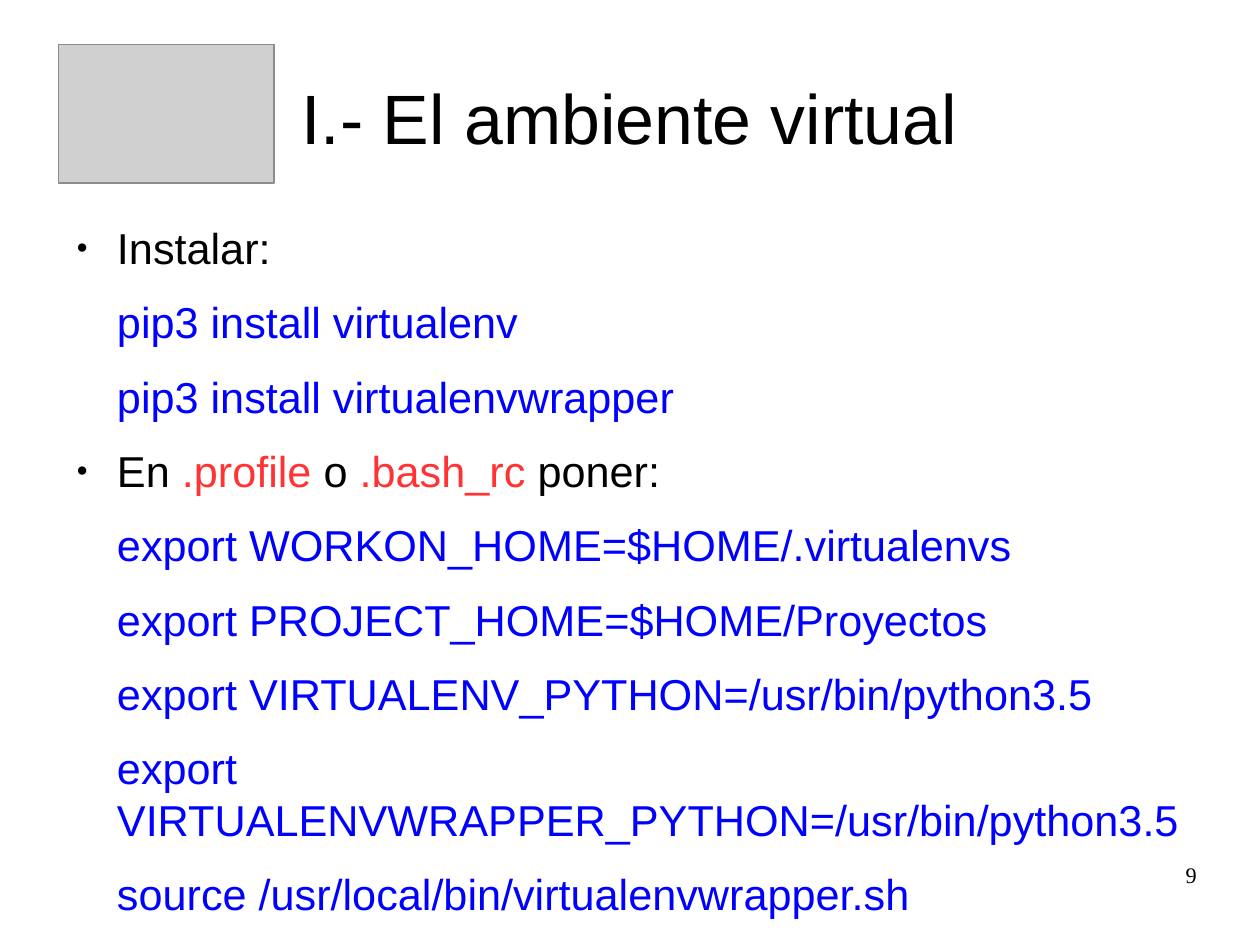
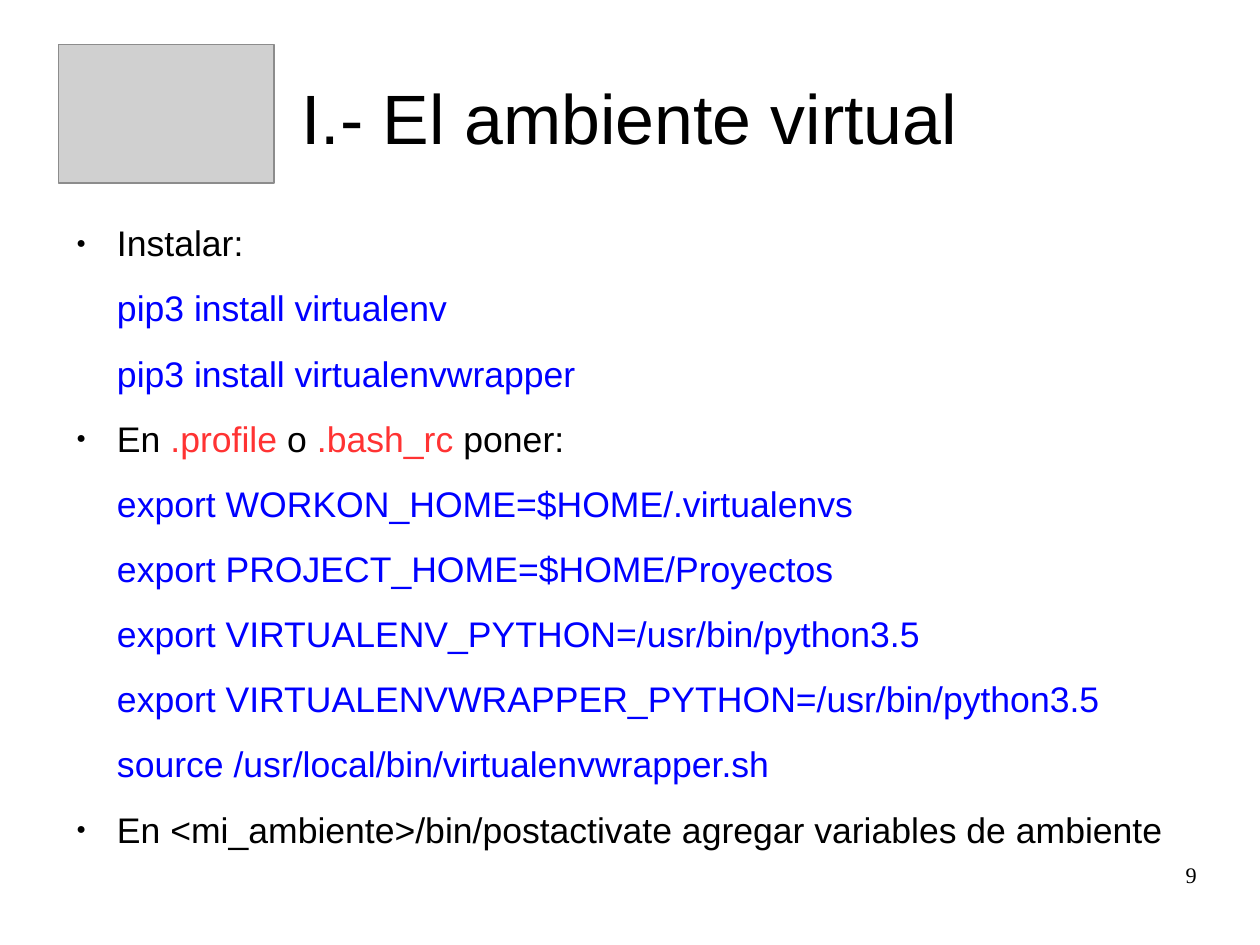
Before and after one commit to dpineiden/taller_django, a slide deck: slide 9 of presentacion_django_meetup.odp. Drawn at 1260x945 pixels with LibreOffice and Linux fonts; fonts in the diff are those of the drawing; grey boxes stand for pictures. Boxes give left, top, right and bottom in pixels: in the first picture for what was removed or moved away, otherwise in the second. Text is boxed around its words. In the diff, an @@ line names an element or a change of style, - is before the commit and + after.

Commit message:
Se añade comentarios sobre variables en postactivate

```diff
--- a/presentacion_django_meetup.odp
+++ b/presentacion_django_meetup.odp
@@ text at bbox=[117, 230, 1100, 785]: size 27.2 to 22.4 pt in "Instalar:", "pip3 install virtualenv", "pip3 install virtualenvwrapper", "En .profile o .bash_rc poner:" and 5 more places @@
@@ text at bbox=[117, 817, 1162, 850]: paragraph added @@
+● En <mi_ambiente>/bin/postactivate agregar variables de ambiente
```
Also in this commit, not shown: 1 other slide changed, 2 other files.
